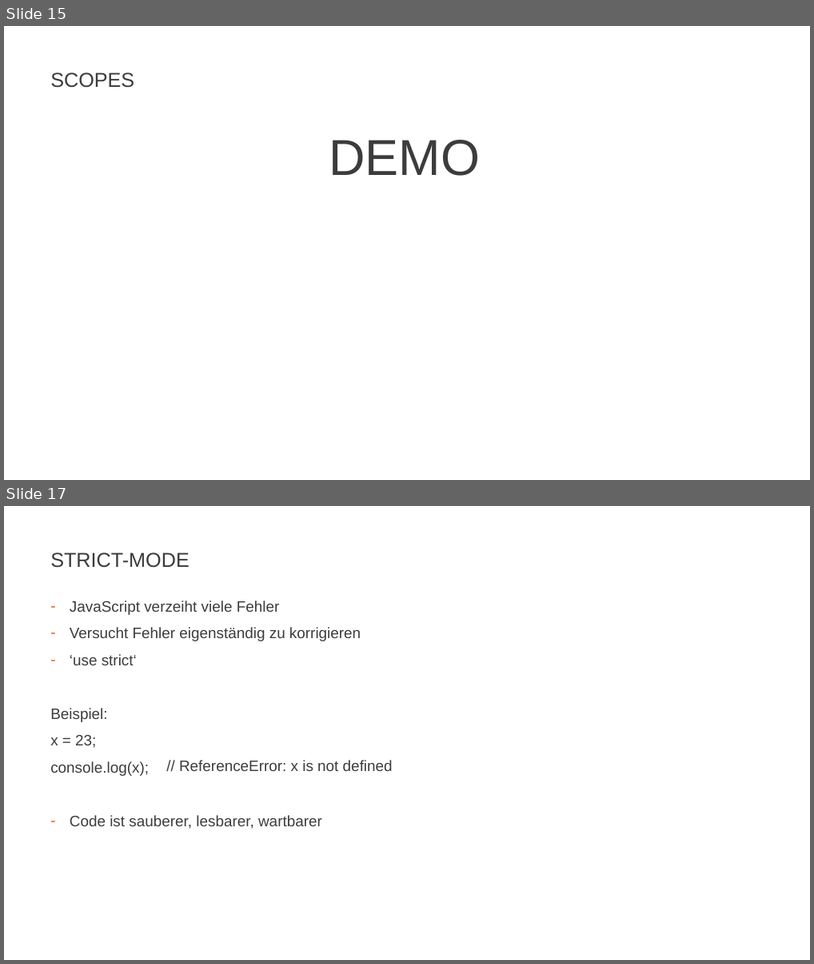
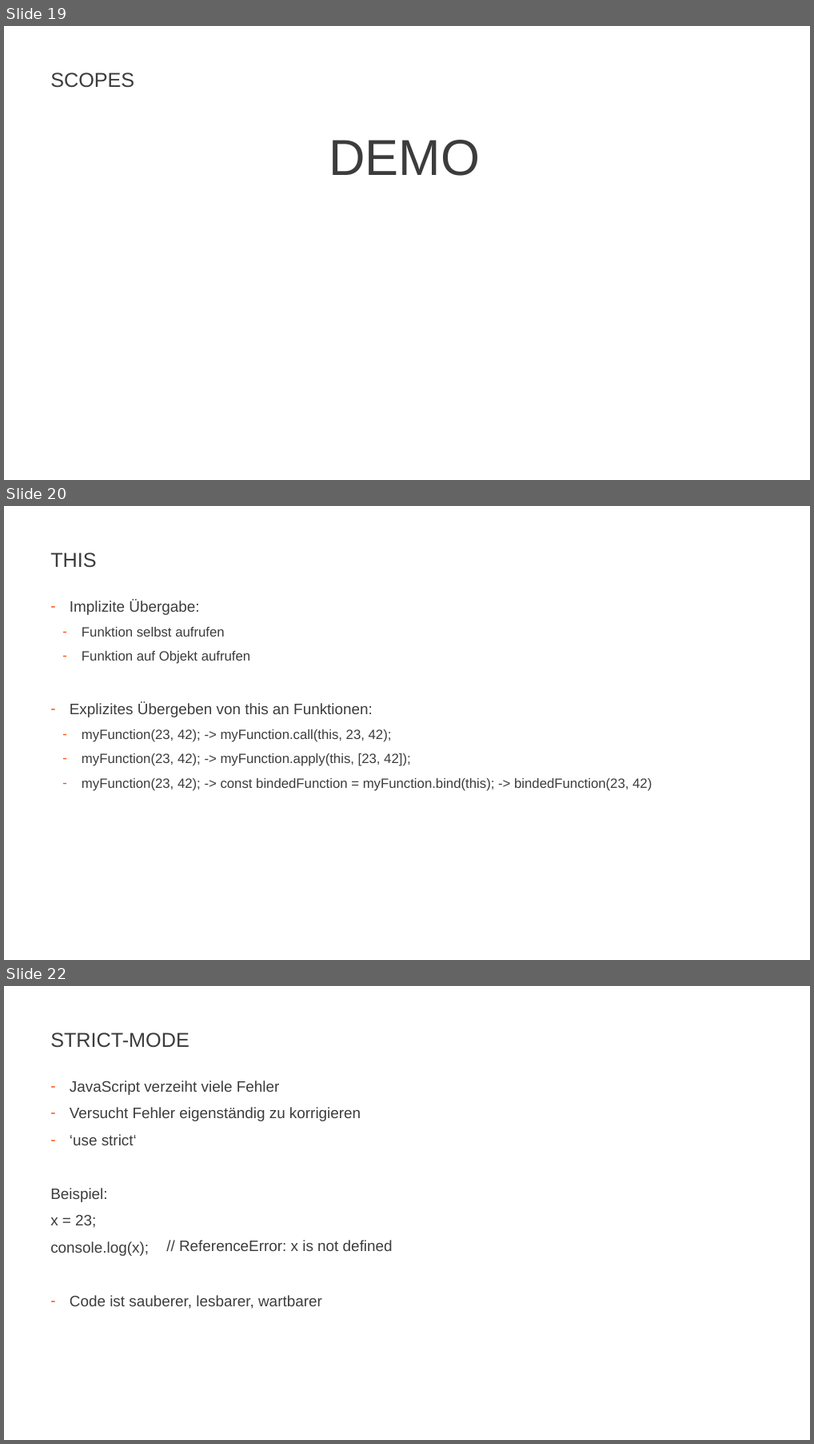
Before and after one commit to JohannesFeige/typescriptTrainingGrundlagen, a slide deck: TypeScriptBasics.pptx. Shown one above the other, each under a label of ours: slides 15 and 17 before the commit, slides 19, 20 and 22 after it; the slides between them are not shown. The pictures are 814x964 and 814x1444 pixels, drawn with LibreOffice and Linux fonts; fonts in the diff are those of the drawing; background and template pictures are left out. Boxes give left, top, right and bottom in pixels: in the first picture for what was removed or moved away, otherwise in the second. Text is boxed around its words. In the diff, an @@ line names an element or a change of style, - is before the commit and + after.

```diff
--- a/TypeScriptBasics.pptx
+++ b/TypeScriptBasics.pptx
@@ slide 20 added at box(4, 506, 810, 960), background #FFFFFF @@
@@ title added at box(50, 552, 96, 568), 24 pt, text #3C3C3C @@
+THIS
@@ text added at box(70, 600, 652, 791), 16 pt, text #3C3C3C @@
+– Implizite Übergabe:
+  – Funktion selbst aufrufen
+  – Funktion auf Objekt aufrufen
+– Explizites Übergeben von this an Funktionen:
+  – myFunction(23, 42); -> myFunction.call(this, 23, 42);
+  – myFunction(23, 42); -> myFunction.apply(this, [23, 42]);
+  – myFunction(23, 42); -> const bindedFunction = myFunction.bind(this); -> bindedFunction(23, 42)
@@ what was slide 15 is now slide 19 @@
@@ what was slide 17 is now slide 22 @@
```
Also in this commit, not shown: 4 slides changed, 5 other slides added, 1 slide removed, 7 other files.
